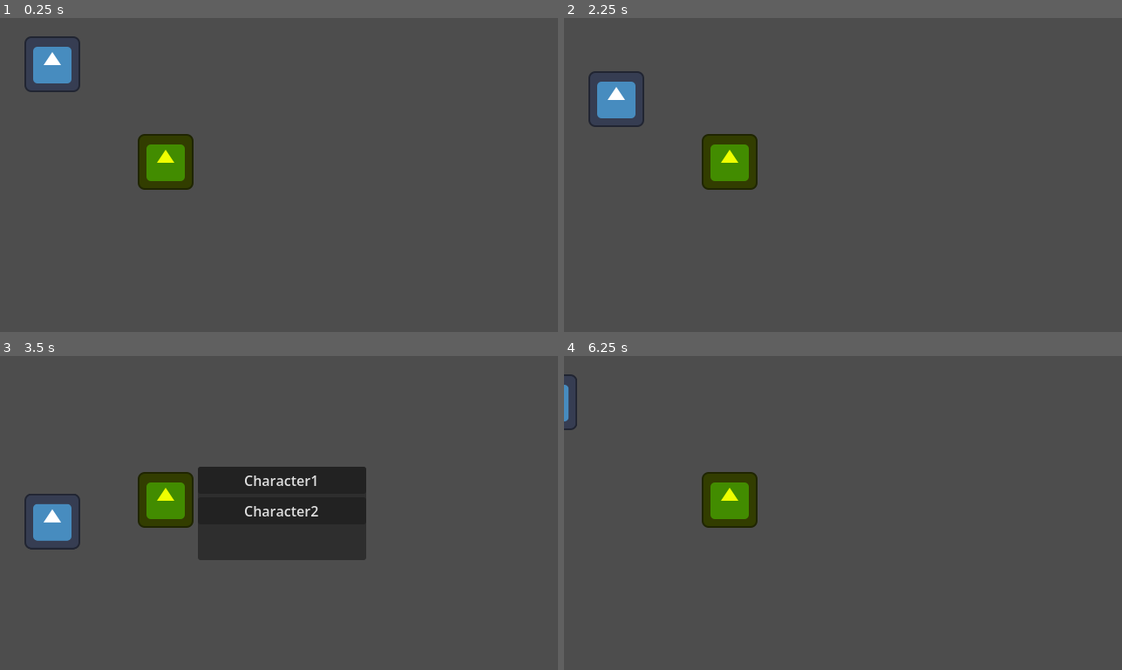
Above: before the commit, frames 1-4 (two rows, left to right).
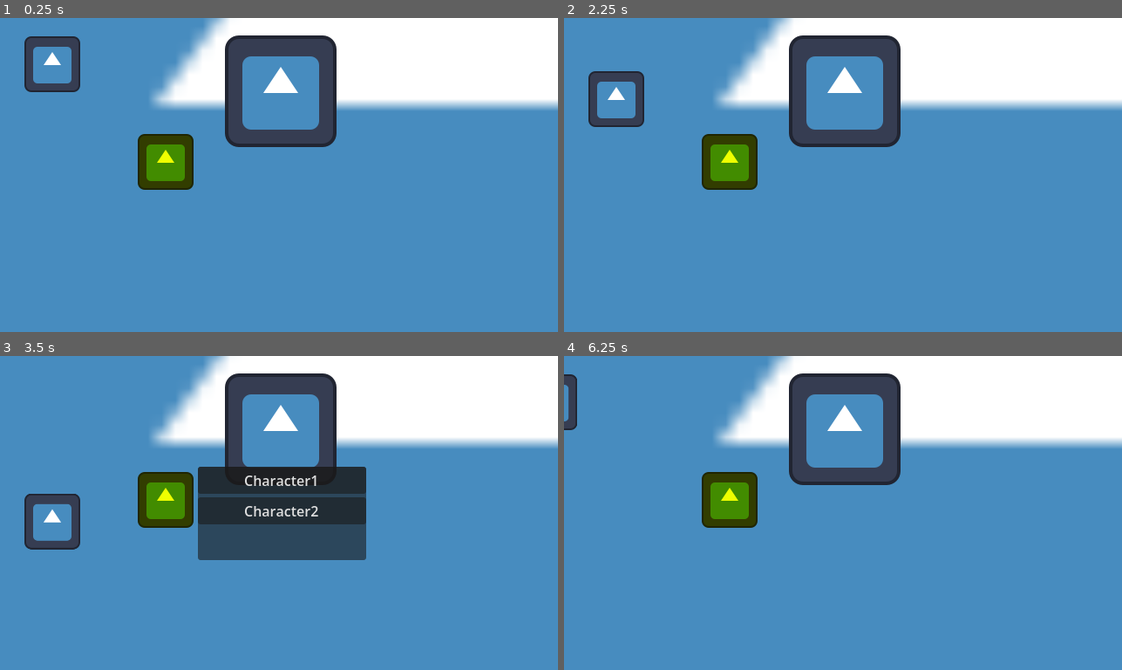
Above: after the commit, the same moments.

Repository: bri-biache/game-off-2026
Game: Godot game, scene res://scenes/test_scene.tscn
Same seed, same stepped clock (60 frames per second), same inputs: the game is played once before the commit and once after it. The engine's default icon, where the game draws it, is replaced by a stand-in: a white triangle on a blue panel in a dark square.
Inputs:
- Up to frame 1 (0.25 s): no input
- Up to frame 2 (2.25 s): tap Enter at 0.5 s; hold D (move_right) 0.53-1.25 s; hold Shift (shift) 0.53-1.25 s; tap E (interact, bound only after the commit) at 0.8, 2.1 s; click "Character1" at 1.25 s; tap Space at 2 s; hold S (move_down) from 2.03 s (still down)
- Up to frame 3 (3.5 s): tap Shift (shift) at 2.3 s; release S (move_down) at 2.78 s; hold D (move_right) from 2.78 s (still down); hold Shift (shift) from 2.78 s (still down); tap E (interact, bound only after the commit) at 3.05 s
- Up to frame 4 (6.25 s): release D (move_right) at 3.5 s; release Shift (shift) at 3.5 s; click "Character2" at 3.5 s; tap Enter at 4.25 s; hold W (move_up) 4.28-5.03 s; tap E (interact, bound only after the commit) at 4.35, 5.3, 5.85 s; tap Shift (shift) at 4.55, 6.05 s; hold Shift (shift) 5.03-5.78 s; hold A (move_left) from 5.03 s (still down); tap Space at 5.75 s

The runs differ from the first frame. In frame 1, 93% of the frame differs, in the area x 0-100%, y 0-100%; in frame 2, 93%; in frame 3, 89%; in frame 4, 95%.

Commit message:
Set up ray cast on characters for interactions

Diff:
--- a/project.godot
+++ b/project.godot
@@ -58,6 +58,17 @@
 "events": [Object(InputEventKey,"resource_local_to_scene":false,"resource_name":"","device":-1,"window_id":0,"alt_press …(195 unchanged characters)…
 ]
 }
+interact={
+"deadzone": 0.2,
+"events": [Object(InputEventKey,"resource_local_to_scene":false,"resource_name":"","device":-1,"window_id":0,"alt_pressed":false,"shift_pressed":false,"ctrl_pressed":false,"meta_pressed":false,"pressed":false,"keycode":0,"physical_keycode":69,"key_label":0,"unicode":101,"location":0,"echo":false,"script":null)
+]
+}
+
+[layer_names]
+
+2d_physics/layer_1="Map"
+2d_physics/layer_2="Characters"
+2d_physics/layer_3="Interactables"
 
 [physics]
 
--- a/scenes/character.tscn
+++ b/scenes/character.tscn
@@ -13,6 +13,7 @@
 size = Vector2(62, 62)
 
 [node name="Character" type="CharacterBody2D" unique_id=1264062262 groups=["playable_characters"]]
+collision_layer = 2
 motion_mode = 1
 script = ExtResource("1_6r27q")
 stats = SubResource("Resource_6r27q")
@@ -23,3 +24,7 @@
 
 [node name="Collision" type="CollisionShape2D" parent="." unique_id=976056343]
 shape = SubResource("RectangleShape2D_b4ekb")
+
+[node name="RayCast" type="RayCast2D" parent="." unique_id=411409412]
+target_position = Vector2(0, 90)
+collision_mask = 4
--- a/scenes/test_scene.tscn
+++ b/scenes/test_scene.tscn
@@ -1,10 +1,19 @@
 [gd_scene format=3 uid="uid://co8gbtr0r32l0"]
 
+[ext_resource type="Texture2D" uid="uid://dyuavscksou4u" path="res://icon.svg" id="1_7ddre"]
 [ext_resource type="PackedScene" uid="uid://brkd53f4h7jm2" path="res://scenes/character.tscn" id="1_g7g4h"]
 [ext_resource type="Script" uid="uid://xrlce63cg4yh" path="res://scripts/character_manager.gd" id="1_nd71p"]
 [ext_resource type="Script" uid="uid://dspbr1k1t16qe" path="res://scripts/player_controller.gd" id="2_j8ivh"]
 
+[sub_resource type="RectangleShape2D" id="RectangleShape2D_b4ekb"]
+size = Vector2(123, 123)
+
 [node name="TestScene" type="Node2D" unique_id=2031182739]
+
+[node name="Icon" type="Sprite2D" parent="." unique_id=783261123]
+position = Vector2(492, 72)
+scale = Vector2(15.719963, 13.933183)
+texture = ExtResource("1_7ddre")
 
 [node name="CharacterManager" type="Node" parent="." unique_id=552836033 node_paths=PackedStringArray("player_controller")]
 script = ExtResource("1_nd71p")
@@ -35,3 +44,15 @@
 [node name="Character2" parent="." unique_id=2076094643 instance=ExtResource("1_g7g4h")]
 modulate = Color(0.9333333, 1, 0, 1)
 position = Vector2(190, 165)
+
+[node name="StaticBody2D" type="StaticBody2D" parent="." unique_id=173214545]
+position = Vector2(322, 84)
+collision_layer = 5
+collision_mask = 0
+
+[node name="Sprite2D" type="Sprite2D" parent="StaticBody2D" unique_id=215442513]
+texture = ExtResource("1_7ddre")
+
+[node name="CollisionShape2D" type="CollisionShape2D" parent="StaticBody2D" unique_id=1552626846]
+position = Vector2(-0.5, -0.5)
+shape = SubResource("RectangleShape2D_b4ekb")
--- a/scripts/character.gd
+++ b/scripts/character.gd
@@ -1,3 +1,10 @@
 extends CharacterBody2D
 
+const RAYCAST_LENGTH: int = 90
+
 @export var stats: Stats
+
+@onready var ray_cast: RayCast2D = $RayCast
+
+func set_direction(direction: Vector2) -> void:
+	ray_cast.target_position = direction * RAYCAST_LENGTH
--- a/scripts/player_controller.gd
+++ b/scripts/player_controller.gd
@@ -3,6 +3,29 @@
 const SPEED: int = 200
 
 @onready var character: CharacterBody2D = get_parent()
+
+func _input(event: InputEvent) -> void:
+	if event.is_action_pressed("move_up") and character.velocity.x == 0:
+		character.set_direction(Vector2.UP)
+	elif event.is_action_pressed("move_down") and character.velocity.x == 0:
+		character.set_direction(Vector2.DOWN)
+	elif event.is_action_pressed("move_left") and character.velocity.y == 0:
+		character.set_direction(Vector2.LEFT)
+	elif event.is_action_pressed("move_right") and character.velocity.y == 0:
+		character.set_direction(Vector2.RIGHT)
+	elif event.is_action_released("move_up") or event.is_action_released("move_down"):
+		if Input.get_action_strength("move_left") > 0:
+			character.set_direction(Vector2.LEFT)
+		elif Input.get_action_strength("move_right") > 0:
+			character.set_direction(Vector2.RIGHT)
+	elif event.is_action_released("move_left") or event.is_action_released("move_right"):
+		if Input.get_action_strength("move_up"):
+			character.set_direction(Vector2.UP)
+		elif Input.get_action_strength("move_down"):
+			character.set_direction(Vector2.DOWN)
+
+	elif event.is_action_pressed("interact"):
+		print(character.ray_cast.is_colliding())
 
 func _physics_process(_delta: float) -> void:
 	var input_direction: Vector2 = Input.get_vector("move_left", "move_right", "move_up", "move_down")
